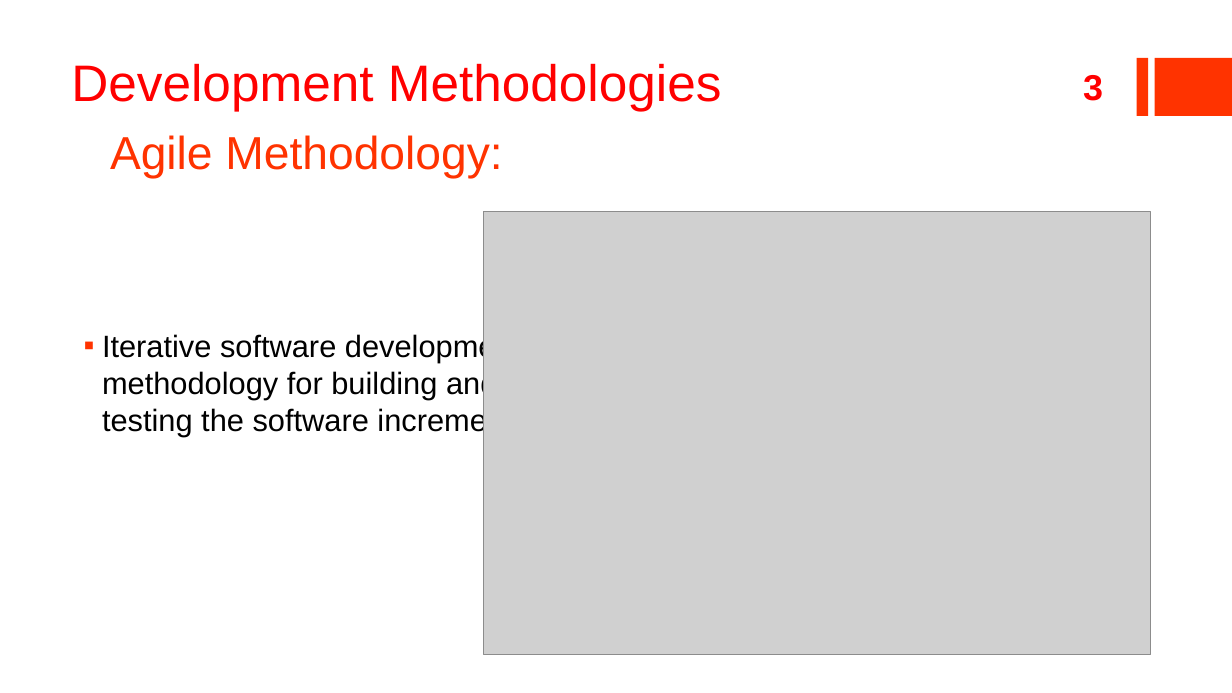
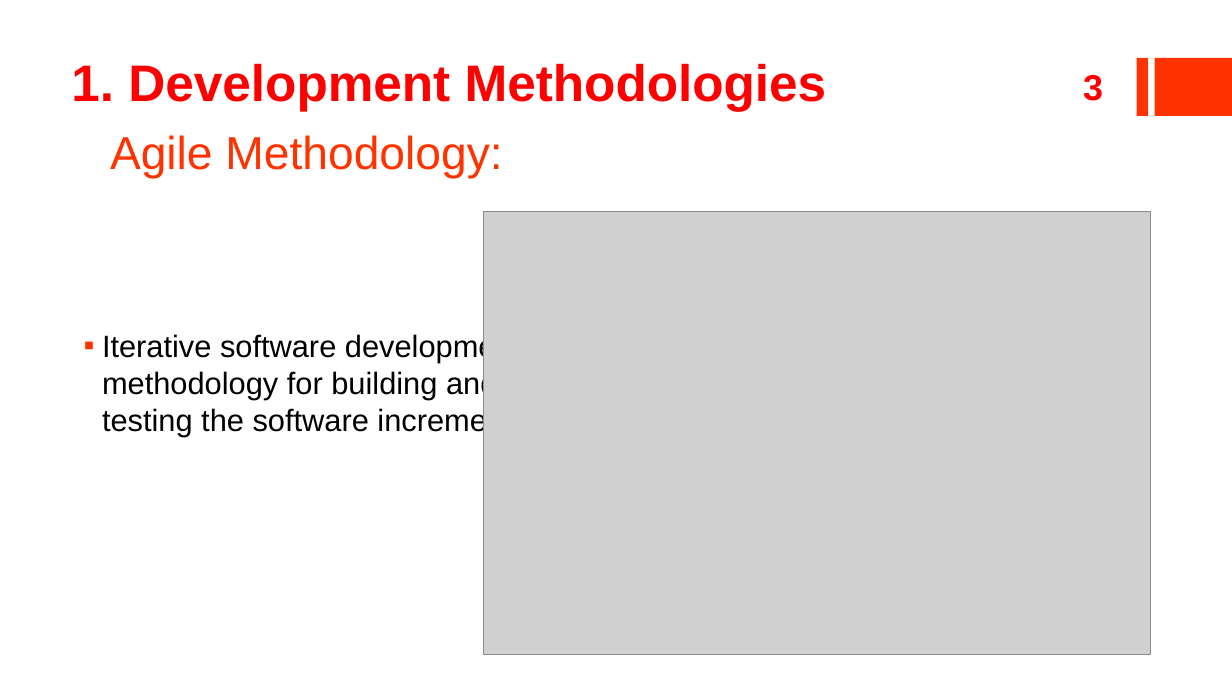
Before and after one commit to ildyria/Arimaa, a slide deck: slide 3 of Docs/Reports/Planning Presentation/V2Planning.pptx. Drawn at 1232x693 pixels with LibreOffice and Linux fonts; fonts in the diff are those of the drawing; grey boxes stand for pictures. Boxes give left, top, right and bottom in pixels: in the first picture for what was removed or moved away, otherwise in the second. Text is boxed around its words. In the diff, an @@ line names an element or a change of style, - is before the commit and + after.

```diff
--- a/Docs/Reports/Planning Presentation/V2Planning.pptx
+++ b/Docs/Reports/Planning Presentation/V2Planning.pptx
@@ text at [71, 63, 827, 111]: text changed; bold on @@
-Development Methodologies
+1. Development Methodologies
```
Also in this commit, not shown: 8 other slides changed, 1 slide added, 2 slides removed.
